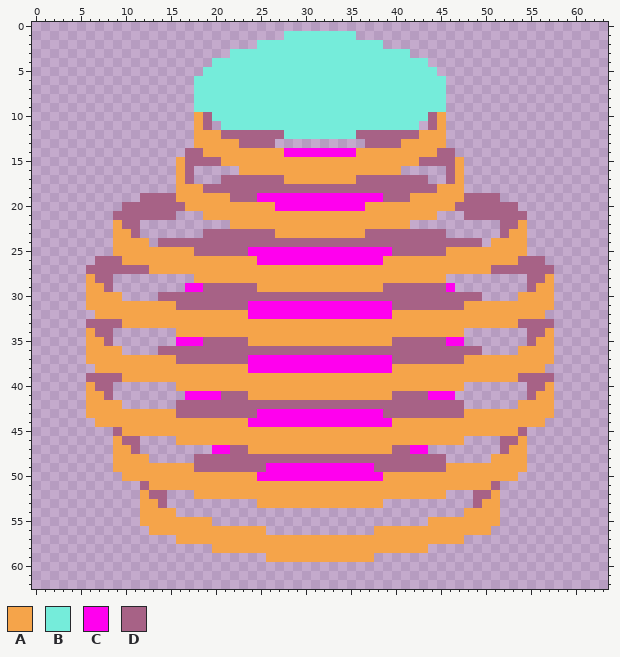
Pixel-art sprite -- images/program.png. This is how it looked before the edit.
The file is 64x63 pixels.
Palette (. is transparent): A #f5a44a  B #75ecda  C #ff00ee  D #a76286
Pixels before (only the part around the change), first column x 2:
 0 ..............................................................
 1 ..........................BBBBBBBB............................
 2 .......................BBBBBBBBBBBBBB.........................
 3 ....................BBBBBBBBBBBBBBBBBBBB......................
 4 ..................BBBBBBBBBBBBBBBBBBBBBBBB....................
 5 .................BBBBBBBBBBBBBBBBBBBBBBBBBB...................
 6 ................BBBBBBBBBBBBBBBBBBBBBBBBBBBB..................
 7 ................BBBBBBBBBBBBBBBBBBBBBBBBBBBB..................
 8 ................BBBBBBBBBBBBBBBBBBBBBBBBBBBB..................
 9 ................BBBBBBBBBBBBBBBBBBBBBBBBBBBB..................
10 ................ADBBBBBBBBBBBBBBBBBBBBBBBBDA..................
11 ................AD.BBBBBBBBBBBBBBBBBBBBBB.DA..................
12 ................AAADDDDDDDBBBBBBBBDDDDDDDAAA..................
13 ................AAAAADDDD..........DDDDAAAAA..................
14 ...............DDAAAAAAAAACCCCCCCCAAAAAAAAADD.................
15 ..............ADDDDAAAAAAAAAAAAAAAAAAAAAADDDDA................
16 ..............AD.....AAAAAAAAAAAAAAAAAA.....DA................
17 ..............AD...DDDDDDDAAAAAAAADDDDDDDD..DA................
18 ..............AAADDDDDDDDDDDDDDDDDDDDDDDDDDAAA................
19 ..........DDDDAAAAAADDDCCCCCCCCCCCCCCDDDAAAAAADDDD............
20 ........DDDDDDDAAAAAAAAAACCCCCCCCCCAAAAAAAAAADDDDDDD..........
21 .......DDDDDDD...AAAAAAAAAAAAAAAAAAAAAAAAAA...DDDDDDD.........
22 .......ADD..........AAAAAAAAAAAAAAAAAAAA..........DDA.........
23 .......AAD.......DDDDDDDDAAAAAAAAAADDDDDDDDD......DAA.........
24 .......AAAA.DDDDDDDDDDDDDDDDDDDDDDDDDDDDDDDDDDDD.AAAA.........
25 .......AAAAAAAAADDDDDDCCCCCCCCCCCCCCCCDDDDDDAAAAAAAAA.........
26 .....DDDAAAAAAAAAAAAAAACCCCCCCCCCCCCCAAAAAAAAAAAAAAADDD.......
27 ....DDDDDDDAAAAAAAAAAAAAAAAAAAAAAAAAAAAAAAAAAAAAADDDDDDD......
28 ....ADD.........AAAAAAAAAAAAAAAAAAAAAAAAAAAA.........DDA......
29 ....AAD........CCDDDDDDAAAAAAAAAAAAAADDDDDDDC........DAA......
30 ....AAAA....DDDDDDDDDDDDDDDDDDDDDDDDDDDDDDDDDDDD....AAAA......
31 ....AAAAAAAAAADDDDDDDDCCCCCCCCCCCCCCCCDDDDDDDDAAAAAAAAAA......
32 .....AAAAAAAAAAAAAAAAACCCCCCCCCCCCCCCCAAAAAAAAAAAAAAAAA.......
33 ....DDDDAAAAAAAAAAAAAAAAAAAAAAAAAAAAAAAAAAAAAAAAAAAADDDD......
34 ....ADD.......AAAAAAAAAAAAAAAAAAAAAAAAAAAAAAAA.......DDA......
35 ....AAD.......CCCDDDDDAAAAAAAAAAAAAAAADDDDDDCC.......DAA......
36 ....AAAA....DDDDDDDDDDDDDDDDDDDDDDDDDDDDDDDDDDDD....AAAA......
37 ....AAAAAAAAAADDDDDDDDCCCCCCCCCCCCCCCCDDDDDDDDAAAAAAAAAA......
38 .....AAAAAAAAAAAAAAAAACCCCCCCCCCCCCCCCAAAAAAAAAAAAAAAAA.......
39 ....DDDDAAAAAAAAAAAAAAAAAAAAAAAAAAAAAAAAAAAAAAAAAAAADDDD......
40 ....ADD.......AAAAAAAAAAAAAAAAAAAAAAAAAAAAAAAA.......DDA......
41 ....AAD........CCCCDDDAAAAAAAAAAAAAAAADDDDCCC........DAA......
42 ....AAAA......DDDDDDDDDDDDDDDDDDDDDDDDDDDDDDDD......AAAA......
43 ....AAAAAAAAAADDDDDDDDDCCCCCCCCCCCCCCDDDDDDDDDAAAAAAAAAA......
44 .....AAAAAAAAAAAAAAAAACCCCCCCCCCCCCCCCAAAAAAAAAAAAAAAAA.......
45 .......DAAAAAAAAAAAAAAAAAAAAAAAAAAAAAAAAAAAAAAAAAAAAD.........
46 .......ADD....AAAAAAAAAAAAAAAAAAAAAAAAAAAAAAAA....DDA.........
47 .......AAD........CCDDAAAAAAAAAAAAAAAADDCC........DAA.........
48 .......AAAA.....DDDDDDDDDDDDDDDDDDDDDDDDDDDD.....AAAA.........
49 .......AAAAAAAAADDDDDDDDCCCCCCCCCCCCDDDDDDDDAAAAAAAAA.........
50 ........AAAAAAAAAAAAAAACCCCCCCCCCCCCCAAAAAAAAAAAAAAA..........
51 ..........DAAAAAAAAAAAAAAAAAAAAAAAAAAAAAAAAAAAAAAD............
52 ..........ADD...AAAAAAAAAAAAAAAAAAAAAAAAAAAA...DDA............
53 ..........AAD..........AAAAAAAAAAAAAA..........DAA............
54 ..........AAAA................................AAAA............
55 ..........AAAAAAAA........................AAAAAAAA............
56 ...........AAAAAAAAAAAAA............AAAAAAAAAAAAA.............
57 ..............AAAAAAAAAAAAAAAAAAAAAAAAAAAAAAAA................
58 ..................AAAAAAAAAAAAAAAAAAAAAAAA....................
59 ........................AAAAAAAAAAAA..........................
60 ..............................................................
61 ..............................................................
62 ..............................................................
Once edited:
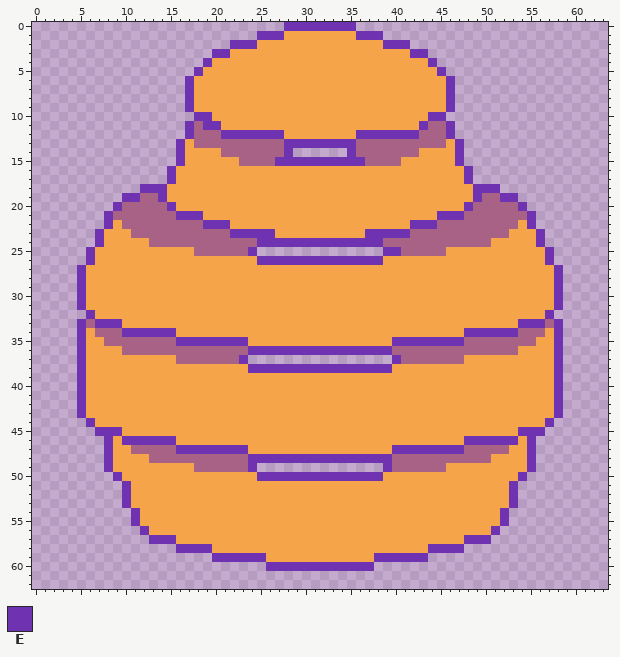
Colours new in this view: E #6f33b1
Difference:
y 0: x 28..35 ........ -> EEEEEEEE
y 1: x 25..38 ...BBBBBBBB... -> EEEAAAAAAAAEEE
y 2: x 22..41 ...BBBBBBBBBBBBBB... -> EEEAAAAAAAAAAAAAAEEE
y 3: x 20..43 ..BBBBBBBBBBBBBBBBBBBB.. -> EEAAAAAAAAAAAAAAAAAAAAEE
y 4: x 19..44 .BBBBBBBBBBBBBBBBBBBBBBBB. -> EAAAAAAAAAAAAAAAAAAAAAAAAE
y 5: x 18..45 .BBBBBBBBBBBBBBBBBBBBBBBBBB. -> EAAAAAAAAAAAAAAAAAAAAAAAAAAE
y 6..9: x 17..46 .BBBBBBBBBBBBBBBBBBBBBBBBBBBB. -> EAAAAAAAAAAAAAAAAAAAAAAAAAAAAE
y 10: x 18..45 ADBBBBBBBBBBBBBBBBBBBBBBBBDA -> EEAAAAAAAAAAAAAAAAAAAAAAAAEE
y 11: x 17..43 .AD.BBBBBBBBBBBBBBBBBBBBBB. -> EDEEAAAAAAAAAAAAAAAAAAAAAAE; x 45..46 A. -> DE
y 12: x 17..46 .AAADDDDDDDBBBBBBBBDDDDDDDAAA. -> EDDDEEEEEEEAAAAAAAAEEEEEEEDDDE
y 13: x 16..22 ..AAAAA -> EADDDDD; x 27..36 .......... -> DEEEEEEEED; x 41..47 AAAAA.. -> DDDDDAE
y 14: x 16..18 .DD -> EAA; x 21..42 AAAAAAACCCCCCCCAAAAAAA -> DDDDDDDE......EDDDDDDD; x 45..47 DD. -> AAE
y 15: x 16..20 ADDDD -> EAAAA; x 23..40 AAAAAAAAAAAAAAAAAA -> DDDDEEEEEEEEEEDDDD; x 43..47 DDDDA -> AAAAE
y 16: x 15 . -> E; x 17..22 D..... -> AAAAAA; x 41..46 .....D -> AAAAAA; x 48 . -> E
y 17: x 15 . -> E; x 17..27 D...DDDDDDD -> AAAAAAAAAAA; x 36..46 DDDDDDDD..D -> AAAAAAAAAAA; x 48 . -> E
y 18: x 12..15 .... -> EEEA; x 19..44 DDDDDDDDDDDDDDDDDDDDDDDDDD -> AAAAAAAAAAAAAAAAAAAAAAAAAA; x 48..51 .... -> AEEE
y 19: x 10..11 .. -> EE; x 14..15 DD -> EA; x 22..41 DDDCCCCCCCCCCCCCCDDD -> AAAAAAAAAAAAAAAAAAAA; x 48..49 DD -> AE; x 52..53 .. -> EE
y 20: x 9 . -> E; x 15..16 DD -> EA; x 27..36 CCCCCCCCCC -> AAAAAAAAAA; x 47..48 DD -> AE; x 54 . -> E
y 21: x 8 . -> E; x 16..18 ... -> EEE; x 45..47 ... -> EEE; x 55 . -> E
y 22: x 8 . -> E; x 12..21 .......... -> DDDDDDDEEE; x 42..51 .......... -> EEEDDDDDDD; x 55 . -> E
y 23: x 7..8 .. -> EA; x 12..18 ....... -> DDDDDDD; x 22..26 DDDDD -> EEEEE; x 37..41 DDDDD -> EEEEE; x 46..51 ...... -> DDDDDD; x 55..56 .. -> AE
y 24: x 7..8 .. -> EA; x 13 . -> D; x 25..38 DDDDDDDDDDDDDD -> EEEEEEEEEEEEEE; x 50 . -> D; x 55..56 .. -> AE
y 25: x 6..8 ... -> EAA; x 24..40 CCCCCCCCCCCCCCCCD -> E..............EE; x 55..57 ... -> AAE
y 26: x 6..9 .DDD -> EAAA; x 25..38 CCCCCCCCCCCCCC -> EEEEEEEEEEEEEE; x 54..57 DDD. -> AAAE
y 27: x 5..12 .DDDDDDD -> EAAAAAAA; x 51..58 DDDDDDD. -> AAAAAAAE
y 28: x 5 . -> E; x 7..17 DD......... -> AAAAAAAAAAA; x 46..56 .........DD -> AAAAAAAAAAA; x 58 . -> E
y 29: x 5 . -> E; x 8..24 D........CCDDDDDD -> AAAAAAAAAAAAAAAAA; x 39..55 DDDDDDDC........D -> AAAAAAAAAAAAAAAAA; x 58 . -> E
y 30: x 5 . -> E; x 10..53 ....DDDDDDDDDDDDDDDDDDDDDDDDDDDDDDDDDDDD.... -> AAAAAAAAAAAAAAAAAAAAAAAAAAAAAAAAAAAAAAAAAAAA; x 58 . -> E
y 31: x 5 . -> E; x 16..47 DDDDDDDDCCCCCCCCCCCCCCCCDDDDDDDD -> AAAAAAAAAAAAAAAAAAAAAAAAAAAAAAAA; x 58 . -> E
y 32: x 6 . -> E; x 24..39 CCCCCCCCCCCCCCCC -> AAAAAAAAAAAAAAAA; x 57 . -> E
y 33: x 5 . -> E; x 7..9 DDD -> EEE; x 54..56 DDD -> EEE; x 58 . -> E
y 34: x 5 . -> E; x 9..15 ....... -> DEEEEEE; x 48..54 ....... -> EEEEEED; x 58 . -> E
y 35: x 5 . -> E; x 9..23 .......CCCDDDDD -> DDDDDDDEEEEEEEE; x 40..54 DDDDDDCC....... -> EEEEEEEEDDDDDDD; x 58 . -> E
y 36: x 5 . -> E; x 10..13 .... -> DDDD; x 24..39 DDDDDDDDDDDDDDDD -> EEEEEEEEEEEEEEEE; x 50..53 .... -> DDDD; x 58 . -> E
y 37: x 5 . -> E; x 23..40 DCCCCCCCCCCCCCCCCD -> E................E; x 58 . -> E
y 38: x 5..6 .. -> EA; x 24..39 CCCCCCCCCCCCCCCC -> EEEEEEEEEEEEEEEE; x 57..58 .. -> AE
y 39: x 5..9 .DDDD -> EAAAA; x 54..58 DDDD. -> AAAAE
y 40: x 5 . -> E; x 7..15 DD....... -> AAAAAAAAA; x 48..56 .......DD -> AAAAAAAAA; x 58 . -> E
y 41: x 5 . -> E; x 8..23 D........CCCCDDD -> AAAAAAAAAAAAAAAA; x 40..55 DDDDCCC........D -> AAAAAAAAAAAAAAAA; x 58 . -> E
y 42: x 5 . -> E; x 10..53 ......DDDDDDDDDDDDDDDDDDDDDDDDDDDDDDDD...... -> AAAAAAAAAAAAAAAAAAAAAAAAAAAAAAAAAAAAAAAAAAAA; x 58 . -> E
y 43: x 5 . -> E; x 16..47 DDDDDDDDDCCCCCCCCCCCCCCDDDDDDDDD -> AAAAAAAAAAAAAAAAAAAAAAAAAAAAAAAA; x 58 . -> E
y 44: x 6 . -> E; x 24..39 CCCCCCCCCCCCCCCC -> AAAAAAAAAAAAAAAA; x 57 . -> E
y 45: x 7..9 ..D -> EEE; x 54..56 D.. -> EEE
y 46: x 8 . -> E; x 10..15 DD.... -> EEEEEE; x 48..53 ....DD -> EEEEEE; x 55 . -> E
y 47: x 8 . -> E; x 12..23 ........CCDD -> DDDDEEEEEEEE; x 40..51 DDCC........ -> EEEEEEEEDDDD; x 55 . -> E
y 48: x 8 . -> E; x 13..17 ..... -> DDDDD; x 24..39 DDDDDDDDDDDDDDDD -> EEEEEEEEEEEEEEEE; x 46..50 ..... -> DDDDD; x 55 . -> E
y 49: x 8 . -> E; x 24..39 DDCCCCCCCCCCCCDD -> E..............E; x 55 . -> E
y 50: x 9 . -> E; x 25..38 CCCCCCCCCCCCCC -> EEEEEEEEEEEEEE; x 54 . -> E
y 51: x 10..12 ..D -> EAA; x 51..53 D.. -> AAE
y 52: x 10..11 .. -> EA; x 13..17 DD... -> AAAAA; x 46..50 ...DD -> AAAAA; x 52..53 .. -> AE
y 53: x 10..11 .. -> EA; x 14..24 D.......... -> AAAAAAAAAAA; x 39..49 ..........D -> AAAAAAAAAAA; x 52..53 .. -> AE
y 54: x 11 . -> E; x 16..47 ................................ -> AAAAAAAAAAAAAAAAAAAAAAAAAAAAAAAA; x 52 . -> E
y 55: x 11 . -> E; x 20..43 ........................ -> AAAAAAAAAAAAAAAAAAAAAAAA; x 52 . -> E
y 56: x 12 . -> E; x 26..37 ............ -> AAAAAAAAAAAA; x 51 . -> E
y 57: x 13..15 ... -> EEE; x 48..50 ... -> EEE
y 58: x 16..19 .... -> EEEE; x 44..47 .... -> EEEE
y 59: x 20..25 ...... -> EEEEEE; x 38..43 ...... -> EEEEEE
y 60: x 26..37 ............ -> EEEEEEEEEEEE
Changed places in both pictures, as pixel boxes (x1, y1, x2, y2):
changed: (77, 22, 563, 571)
